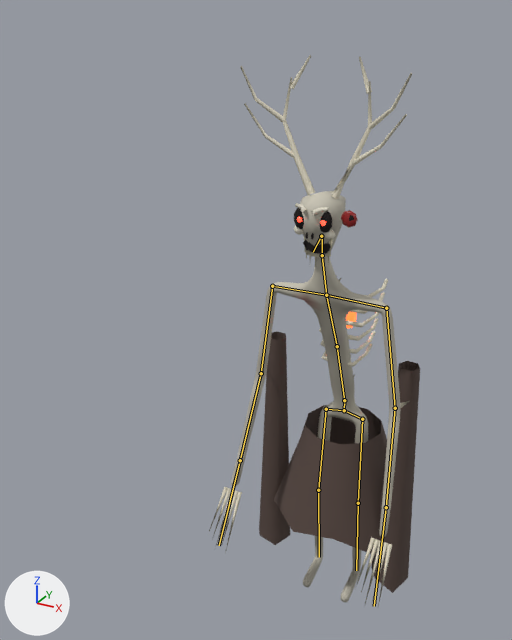
Renders of the glTF model assets/monsters/warden.glb from each side of a commit.
One viewpoint serves both versions: a camera (50 mm lens) standing at (1.12, -2.97, 3.01) and looking at (-0.2, -0.57, 1.81). The lights are fixed; the arrows at lower left show +X, +Y and +Z. The older version comes first. The bones that change, and the others that lie on the model, are drawn over the model as lines.

Names of what the first picture shows: 'warden'.
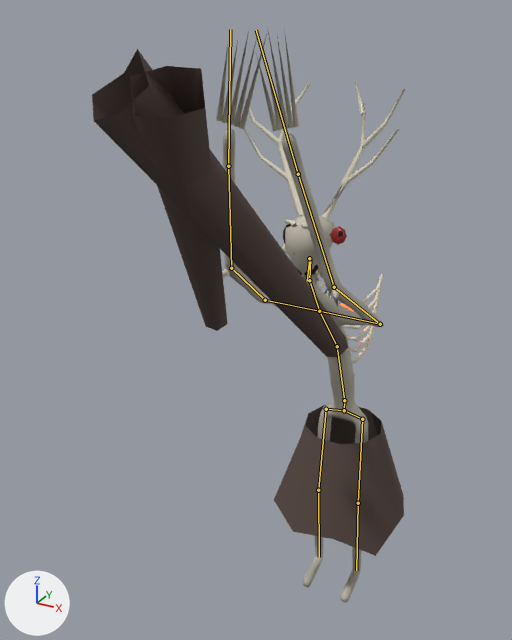
The newer file adds an action. The first version stands in its rest pose; the second is drawn at frame 19 of the action 'Scream'.

Patch to the scene script:
```diff
--- a/assets/monsters/warden.glb.py
+++ b/assets/monsters/warden.glb.py
@@ bone_chest @@
 bone_chest = bpy.data.objects['warden_rig'].pose.bones['chest']  # child of 'spine'
-bone_chest.rotation_quaternion = (1.0, 0.0, 0.0, 0.0)  # degrees (0, 0, 0)
+bone_chest.rotation_quaternion = (0.992, 0.125, 0.0, 0.0)  # degrees (14, 0, 0)
@@ bone_upperarml @@
 bone_upperarml = bpy.data.objects['warden_rig'].pose.bones['upperarmL']  # child of 'clavicleL'
-bone_upperarml.rotation_quaternion = (1.0, 0.0, 0.0, 0.0)  # degrees (0, 0, 0)
+bone_upperarml.rotation_quaternion = (0.315, -0.949, 0.0, 0.0)  # degrees (-143, 0, 0)
@@ bone_forearml @@
 bone_forearml = bpy.data.objects['warden_rig'].pose.bones['forearmL']  # child of 'upperarmL'
-bone_forearml.rotation_quaternion = (1.0, 0.0, 0.0, 0.0)  # degrees (0, 0, 0)
+bone_forearml.rotation_quaternion = (0.992, -0.125, 0.0, 0.0)  # degrees (-14, 0, 0)
@@ bone_upperarmr @@
 bone_upperarmr = bpy.data.objects['warden_rig'].pose.bones['upperarmR']  # child of 'clavicleR'
-bone_upperarmr.rotation_quaternion = (1.0, 0.0, 0.0, 0.0)  # degrees (0, 0, 0)
+bone_upperarmr.rotation_quaternion = (0.315, -0.949, 0.0, 0.0)  # degrees (-143, 0, 0)
@@ bone_forearmr @@
 bone_forearmr = bpy.data.objects['warden_rig'].pose.bones['forearmR']  # child of 'upperarmR'
-bone_forearmr.rotation_quaternion = (1.0, 0.0, 0.0, 0.0)  # degrees (0, 0, 0)
+bone_forearmr.rotation_quaternion = (0.992, -0.125, 0.0, 0.0)  # degrees (-14, 0, 0)
@@ bone_head @@
 bone_head = bpy.data.objects['warden_rig'].pose.bones['head']  # child of 'neck'
-bone_head.rotation_quaternion = (1.0, 0.0, 0.0, 0.0)  # degrees (0, 0, 0)
+bone_head.rotation_quaternion = (0.968, -0.247, -0.007, 0.029)  # degrees (-29, 0, 3)
@@ bone_jaw @@
 bone_jaw = bpy.data.objects['warden_rig'].pose.bones['jaw']  # child of 'head'
-bone_jaw.rotation_quaternion = (1.0, 0.0, 0.0, 0.0)  # degrees (0, 0, 0)
+bone_jaw.rotation_quaternion = (0.889, 0.457, 0.0, 0.0)  # degrees (54, 0, 0)
```

Where the change shows, as pixel boxes [x1, y1, x2, y2] in the pictures (512 x 640 px):
'warden', posed (48% wider): before [209, 55, 420, 607]; after [92, 27, 405, 602]
bone 'chest', root to tip: before (337, 346) to (326, 295); after (337, 346) to (319, 311)
bone 'upperarmL', root to tip: before (386, 308) to (395, 408); after (380, 324) to (334, 287)
bone 'forearmL', root to tip: before (395, 408) to (386, 507); after (334, 287) to (298, 174)
bone 'upperarmR', root to tip: before (272, 286) to (261, 373); after (265, 300) to (231, 268)
bone 'forearmR', root to tip: before (261, 373) to (240, 460); after (231, 268) to (228, 166)
bone 'head', root to tip: before (322, 255) to (322, 235); after (309, 280) to (310, 258)
bone 'jaw', root to tip: before (321, 236) to (313, 252); after (309, 258) to (307, 281)
